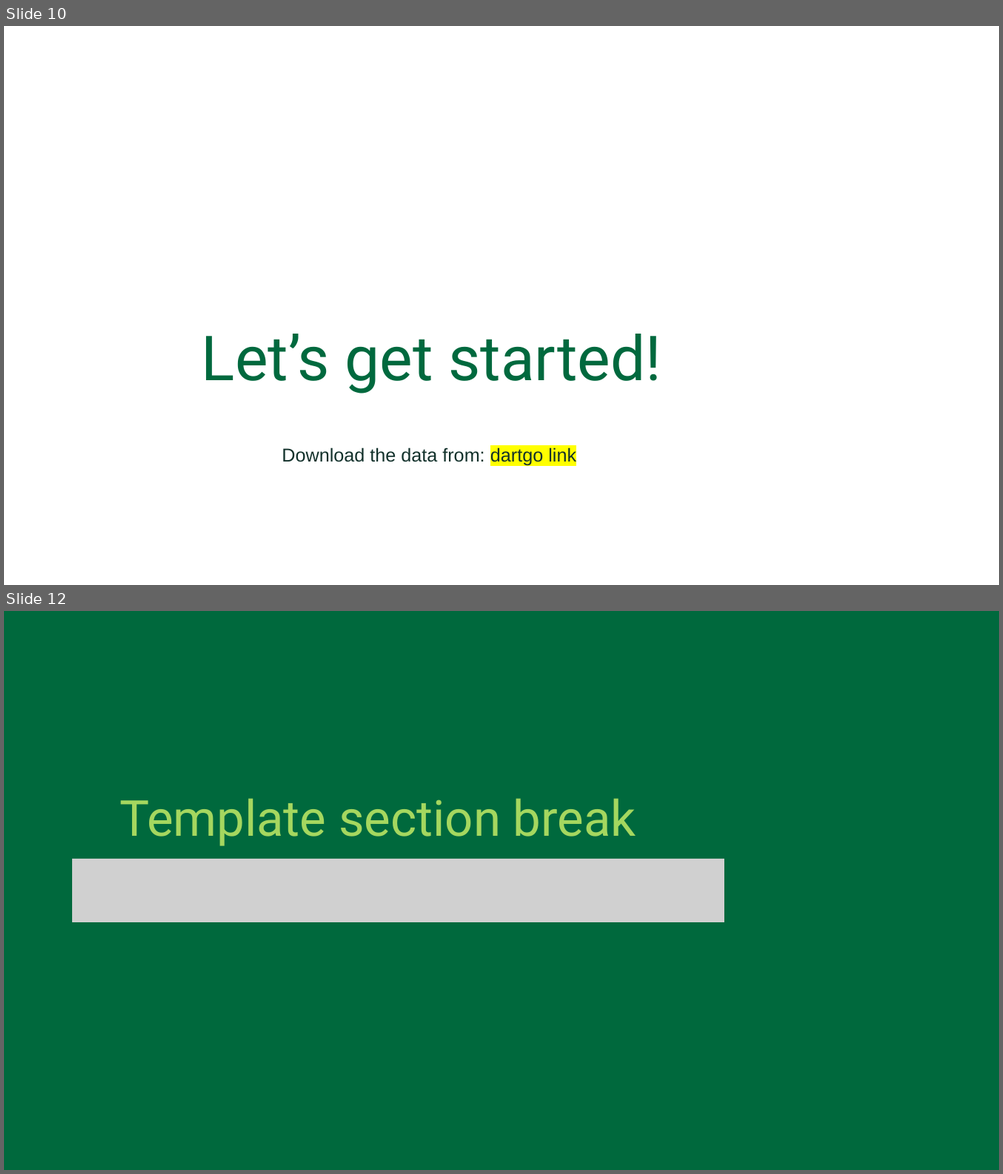
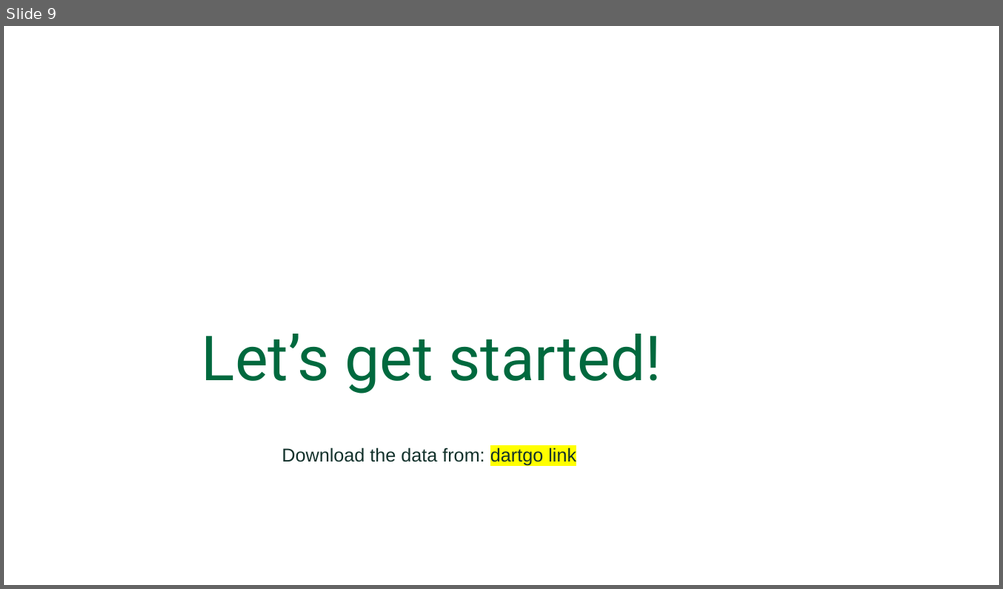
Before and after one commit to Dartmouth-Libraries/r-wrangle-viz_ws, a slide deck: slides/R_Data_Wrangling_and_Visualization.pptx. Shown one above the other, each under a label of ours: slides 10 and 12 before the commit, slide 9 after it; the slides between them are not shown. The pictures are 1003x1174 and 1003x589 pixels, drawn with LibreOffice and Linux fonts; fonts in the diff are those of the drawing; grey boxes stand for pictures; background and template pictures are left out. Boxes give left, top, right and bottom in pixels: in the first picture for what was removed or moved away, otherwise in the second. Text is boxed around its words. In the diff, an @@ line names an element or a change of style, - is before the commit and + after.

```diff
--- a/slides/R_Data_Wrangling_and_Visualization.pptx
+++ b/slides/R_Data_Wrangling_and_Visualization.pptx
@@ slide 12 removed at bbox=[4, 611, 999, 1170], background #00693D @@
@@ text removed at bbox=[119, 798, 636, 846] @@
-Template section break
@@ picture removed at bbox=[72, 859, 724, 922] @@
@@ what was slide 10 is now slide 9 @@
```
Also in this commit, not shown: 2 slides changed, 2 slides added, 5 other slides removed, 2 other files.
